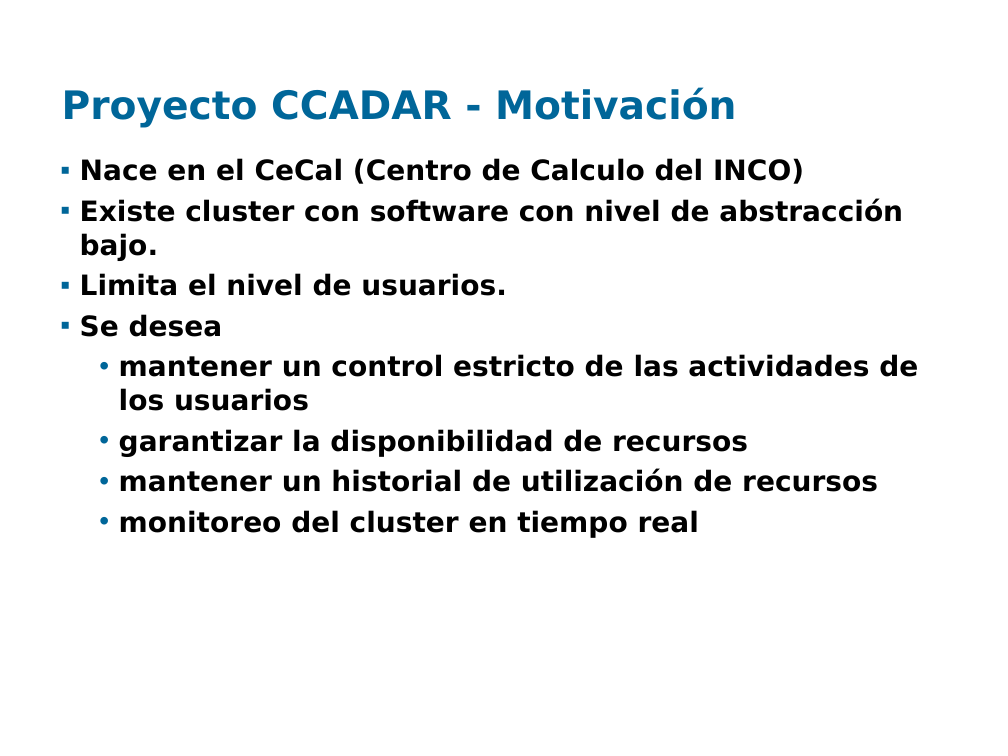
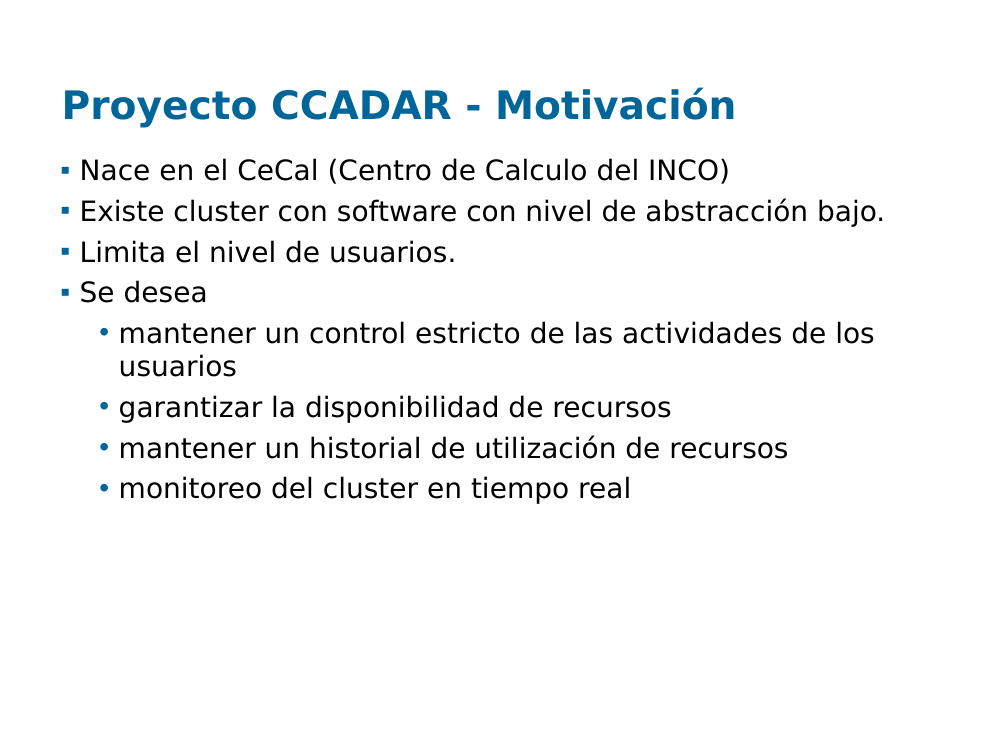
Before and after one commit to santiago-iturriaga/pgruso2007, a slide deck: slide 4 of Documentacion/Presentación Fenton - Paulo.ppt. Drawn at 1008x756 pixels with LibreOffice and Linux fonts; fonts in the diff are those of the drawing; background and template pictures are left out. Boxes give left, top, right and bottom in pixels: in the first picture for what was removed or moved away, otherwise in the second. Text is boxed around its words. In the diff, an @@ line names an element or a change of style, - is before the commit and + after.

```diff
--- a/Documentacion/Presentación Fenton - Paulo.ppt
+++ b/Documentacion/Presentación Fenton - Paulo.ppt
@@ text "Nace en el CeCal (Centro ..." at (80, 158, 885, 504): bold off @@
```
Also in this commit, not shown: 4 other slides changed, 1 slide added, 1 slide removed.
